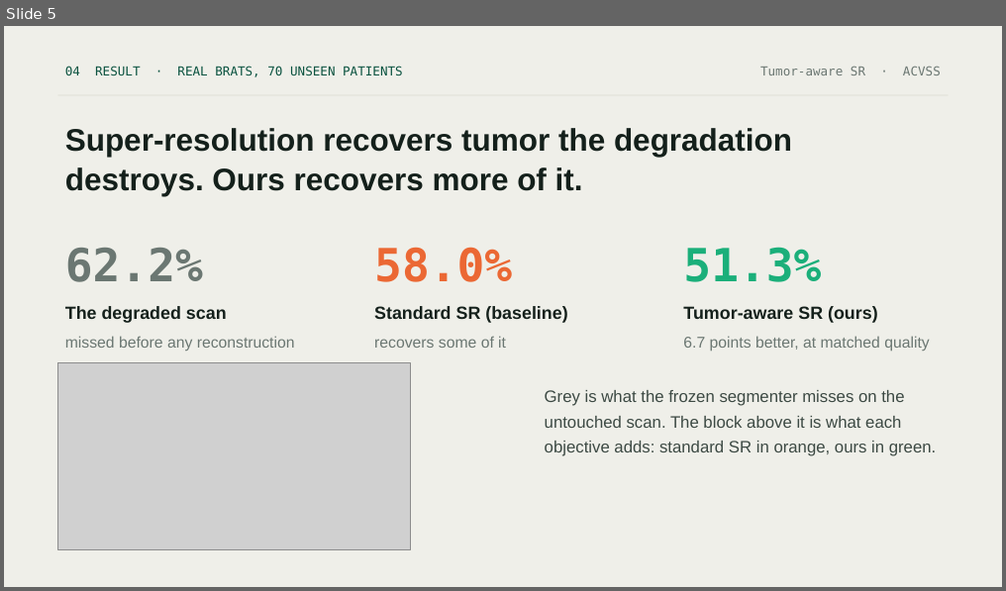
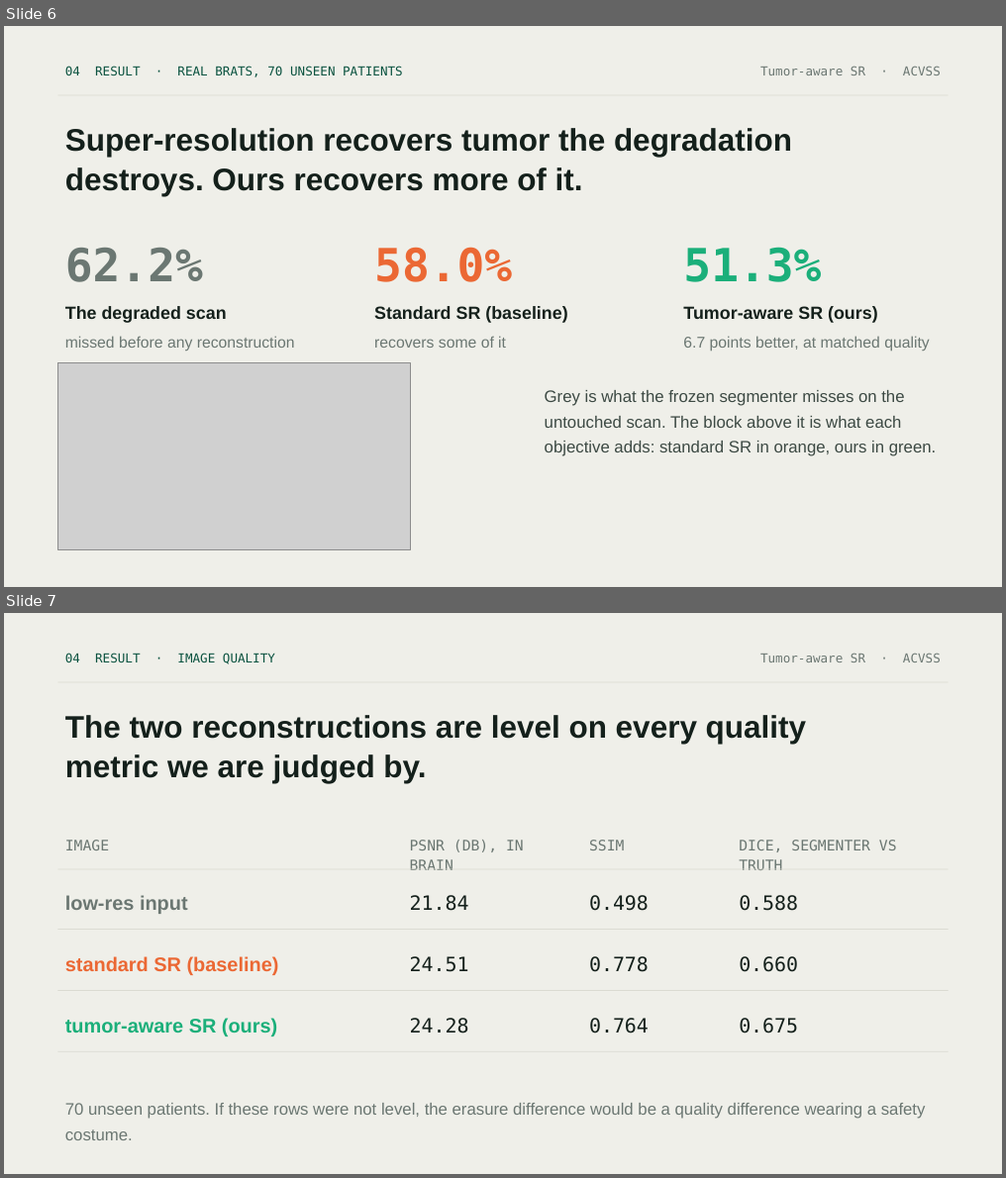
Before and after one commit to nanafork/ACVSS-Hackathon, a slide deck: deck.pptx. Shown one above the other, each under a label of ours: slide 5 before the commit, slides 6 and 7 after it. The pictures are 1006x591 and 1006x1178 pixels, drawn with LibreOffice and Linux fonts; fonts in the diff are those of the drawing; grey boxes stand for pictures. Boxes give left, top, right and bottom in pixels: in the first picture for what was removed or moved away, otherwise in the second. Text is boxed around its words. In the diff, an @@ line names an element or a change of style, - is before the commit and + after.

Commit message:
Add a quality analysis slide; next steps moves up after contribution
The quality table earns the phrase 'at matched quality': PSNR inside the brain, SSIM
and Dice for the low-res input, the baseline and ours, read from the validation run at
build time. If those rows were not level, the erasure difference would be a quality
difference wearing a safety costume.

Next steps now follows contribution, before the method and the results, in both the
HTML deck and the pptx. Eight slides each.

```diff
--- a/deck.pptx
+++ b/deck.pptx
@@ slide 7 added at bbox=[4, 613, 1002, 1174], background #EFEFE9 @@
@@ text added at bbox=[65, 653, 275, 664], 12 pt, text #0B5340 @@
+04 RESULT · IMAGE QUALITY
@@ text added at bbox=[760, 653, 941, 663], 12 pt, text #6B7772 @@
+Tumor-aware SR · ACVSS
@@ rectangle added at bbox=[57, 682, 948, 682], fill #DBDBD2 @@
@@ text added at bbox=[65, 715, 806, 783], 30 pt, text #14201B, bold @@
+The two reconstructions are level on every quality metric we are judged by.
@@ text added at bbox=[65, 840, 109, 851], 14 pt, text #6B7772 @@
+IMAGE
@@ text added at bbox=[410, 840, 524, 870], 14 pt, text #6B7772 @@
+PSNR (DB), IN BRAIN
@@ text added at bbox=[589, 840, 624, 851], 14 pt, text #6B7772 @@
+SSIM
@@ text added at bbox=[739, 840, 897, 870], 14 pt, text #6B7772 @@
+DICE, SEGMENTER VS TRUTH
@@ rectangle added at bbox=[57, 869, 948, 869], fill #DBDBD2 @@
@@ text added at bbox=[65, 895, 188, 914], 19 pt, text #6B7772, bold @@
+low-res input
@@ text added at bbox=[410, 895, 469, 911], 19 pt, text #14201B @@
+21.84
@@ text added at bbox=[589, 895, 648, 911], 19 pt, text #14201B @@
+0.498
@@ text added at bbox=[739, 895, 798, 911], 19 pt, text #14201B @@
+0.588
@@ rectangle added at bbox=[57, 929, 948, 930], fill #DBDBD2 @@
@@ text added at bbox=[65, 957, 279, 975], 19 pt, text #EB6834, bold @@
+standard SR (baseline)
@@ text added at bbox=[410, 957, 469, 972], 19 pt, text #14201B @@
+24.51
@@ text added at bbox=[589, 957, 648, 972], 19 pt, text #14201B @@
+0.778
@@ text added at bbox=[739, 957, 798, 972], 19 pt, text #14201B @@
+0.660
@@ rectangle added at bbox=[57, 990, 948, 991], fill #DBDBD2 @@
@@ text added at bbox=[65, 1018, 277, 1037], 19 pt, text #1BAF7A, bold @@
+tumor-aware SR (ours)
@@ text added at bbox=[410, 1018, 469, 1034], 19 pt, text #14201B @@
+24.28
@@ text added at bbox=[589, 1018, 648, 1034], 19 pt, text #14201B @@
+0.764
@@ text added at bbox=[739, 1018, 798, 1034], 19 pt, text #14201B @@
+0.675
@@ rectangle added at bbox=[57, 1052, 948, 1053], fill #DBDBD2 @@
@@ text added at bbox=[65, 1103, 926, 1141], 16 pt, text #6B7772 @@
+70 unseen patients. If these rows were not level, the erasure difference would be a quality difference wearing a safety costume.
@@ what was slide 5 is now slide 6 @@
```
Also in this commit, not shown: 3 other files.
